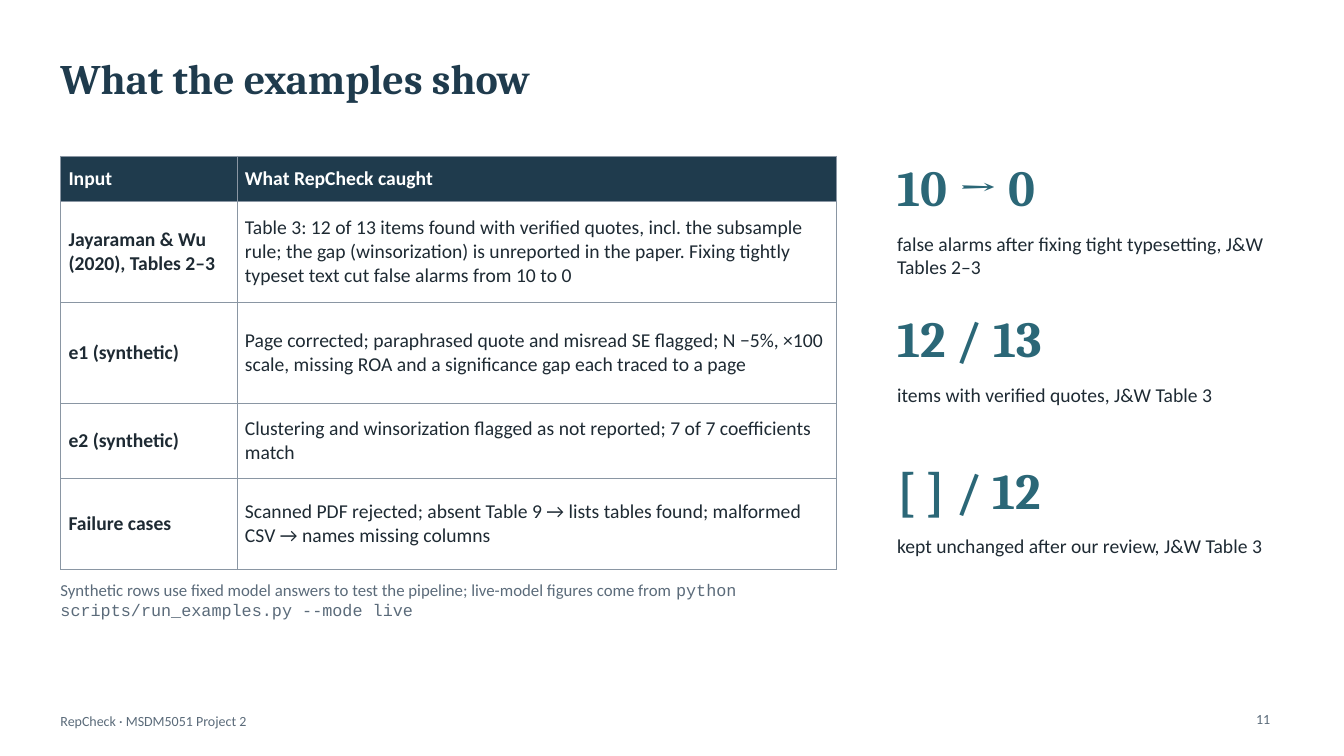
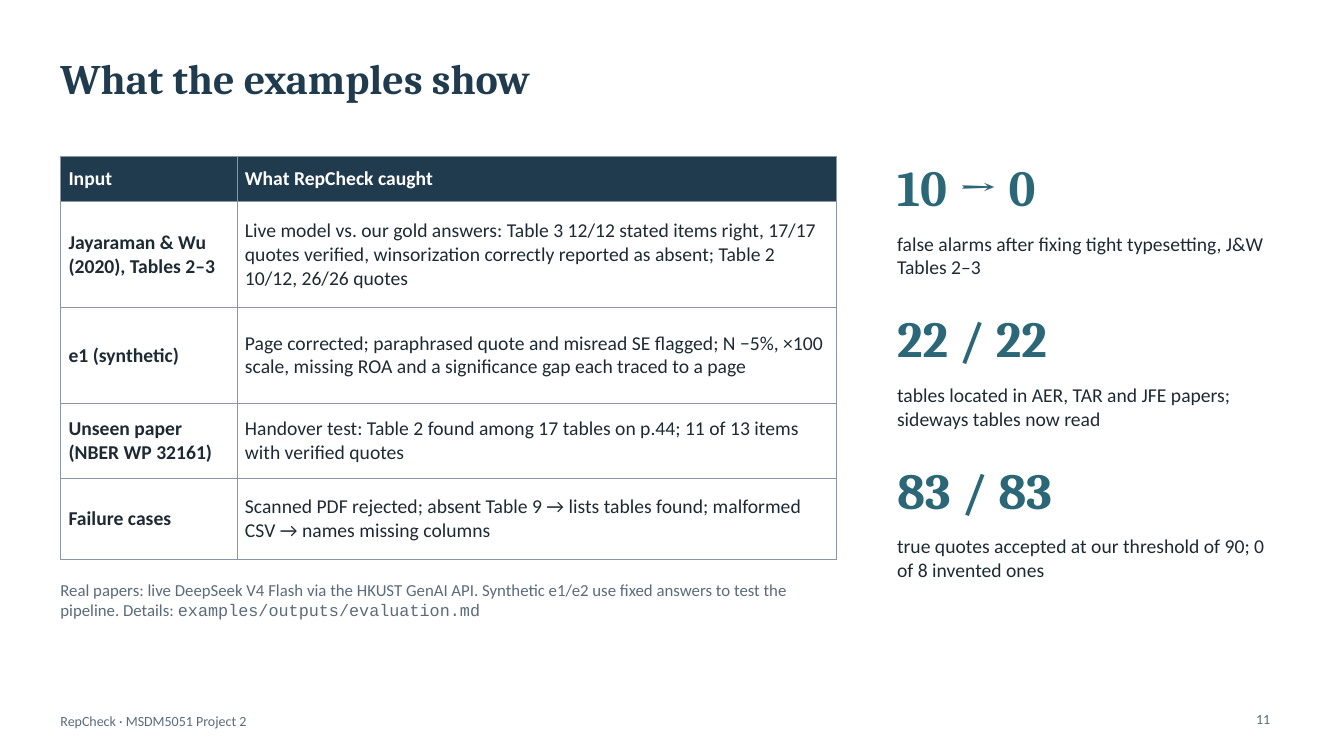
Before and after one commit to ZQ-77777/repcheck, a slide deck: slide 11 of slides/RepCheck_presentation.pptx. Drawn at 1344x756 pixels with LibreOffice and Linux fonts; fonts in the diff are those of the drawing. Boxes give left, top, right and bottom in pixels: in the first picture for what was removed or moved away, otherwise in the second. Text is boxed around its words. In the diff, an @@ line names an element or a change of style, - is before the commit and + after.

```diff
--- a/slides/RepCheck_presentation.pptx
+++ b/slides/RepCheck_presentation.pptx
@@ table at (x1=60, y1=156, x2=837, y2=545) @@
-row 2, column 2: Table 3: 12 of 13 items found with verified quotes, incl. the subsample rule; the gap (winsorization) is unreported in the paper. Fixing tightly typeset text cut false alarms from 10 to 0
+row 2, column 2: Live model vs. our gold answers: Table 3 12/12 stated items right, 17/17 quotes verified, winsorization correctly reported as absent; Table 2 10/12, 26/26 quotes
-row 4, column 1: e2 (synthetic)
+row 4, column 1: Unseen paper (NBER WP 32161)
-row 4, column 2: Clustering and winsorization flagged as not reported; 7 of 7 coefficients match
+row 4, column 2: Handover test: Table 2 found among 17 tables on p.44; 11 of 13 items with verified quotes
@@ text at (x1=897, y1=323, x2=1047, y2=357): text changed @@
-12 / 13
+22 / 22
@@ text at (x1=897, y1=388, x2=1230, y2=429): text changed @@
-items with verified quotes, J&W Table 3
+tables located in AER, TAR and JFE papers; sideways tables now read
@@ text at (x1=897, y1=474, x2=1052, y2=510): text changed @@
-[ ] / 12
+83 / 83
@@ text at (x1=897, y1=539, x2=1264, y2=577): text changed @@
-kept unchanged after our review, J&W Table 3
+true quotes accepted at our threshold of 90; 0 of 8 invented ones
@@ text at (x1=60, y1=584, x2=787, y2=620): text changed @@
-Synthetic rows use fixed model answers to test the pipeline; live-model figures come from python scripts/run_examples.py --mode live
+Real papers: live DeepSeek V4 Flash via the HKUST GenAI API. Synthetic e1/e2 use fixed answers to test the pipeline. Details: examples/outputs/evaluation.md
```
Also in this commit, not shown: 5 other slides changed, 51 other files.
